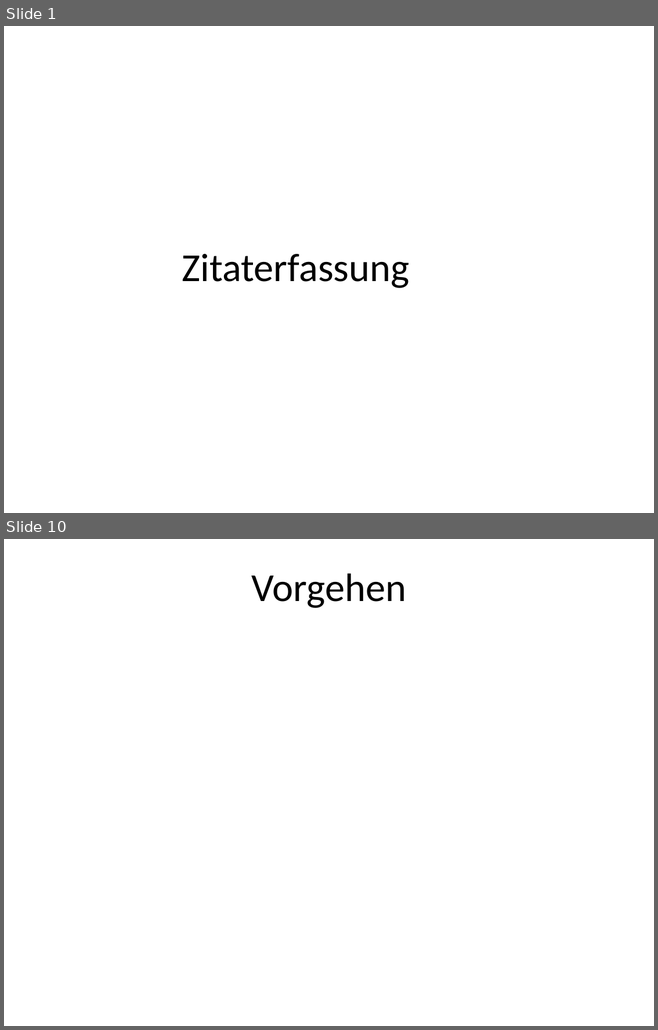
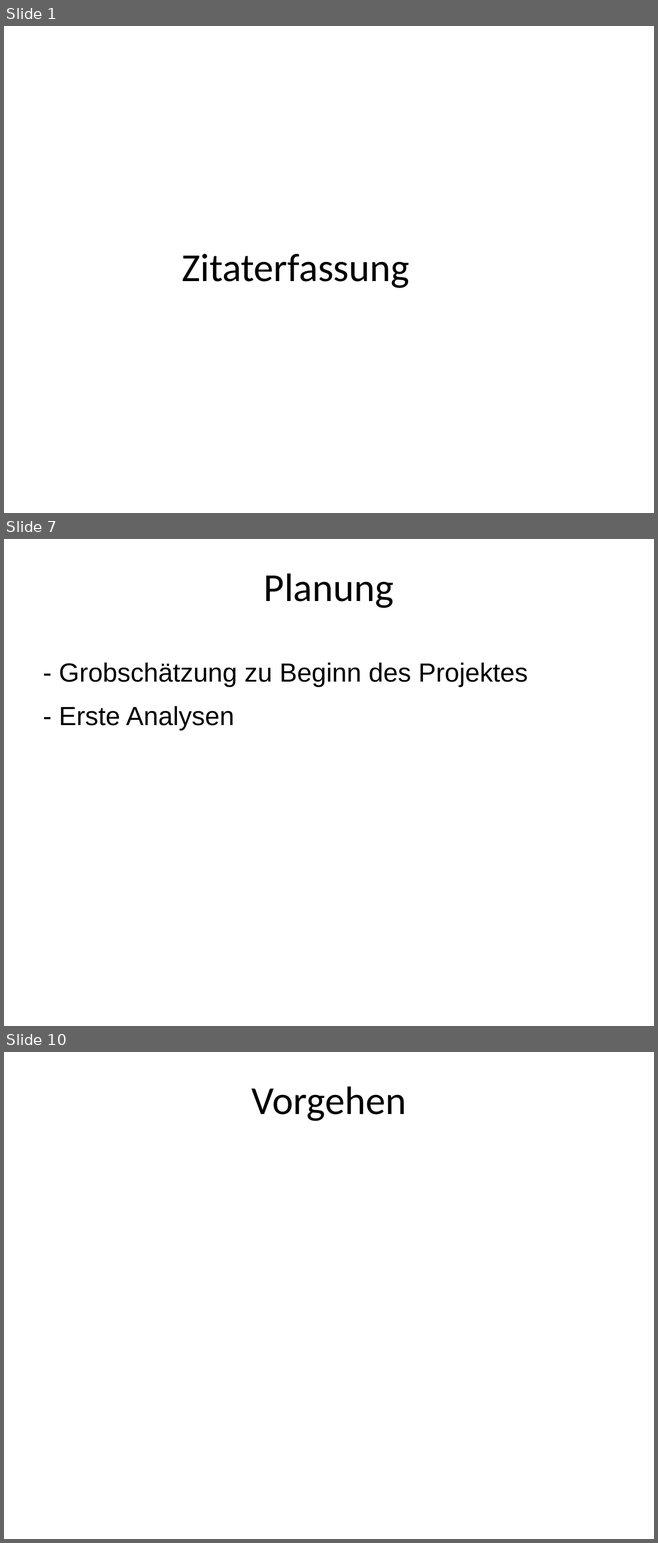
Before and after one commit to TrialAnd404/MyRepo, a slide deck: ZitatErfassung2.odp. Shown one above the other, each under a label of ours: slides 1 and 10 before the commit, slides 1, 7 and 10 after it; the slides between them are not shown. The pictures are 658x1030 and 658x1543 pixels, drawn with LibreOffice and Linux fonts; fonts in the diff are those of the drawing; background and template pictures are left out. Boxes give left, top, right and bottom in pixels: in the first picture for what was removed or moved away, otherwise in the second. Text is boxed around its words. In the diff, an @@ line names an element or a change of style, - is before the commit and + after.

```diff
--- a/ZitatErfassung2.odp
+++ b/ZitatErfassung2.odp
@@ slide 7 added at (4,539,654,1026), background picture (left out) @@
@@ title added at (264,573,394,608), 44 pt, text #000000 @@
+Planung
@@ text added at (59,663,528,730), 29.1 pt, text #000000 @@
+- Grobschätzung zu Beginn des Projektes
+- Erste Analysen
```
Also in this commit, not shown: 9 slides changed, 5 other slides added, 5 slides removed, 1 other file.
